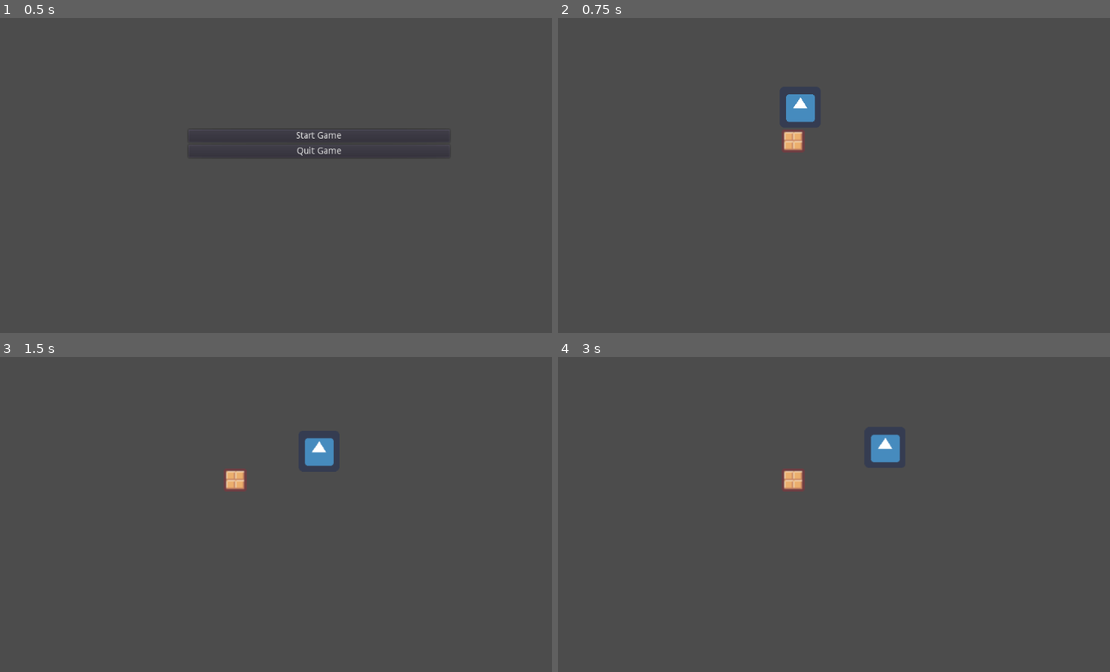
Above: before the commit, frames 1-4 (two rows, left to right).
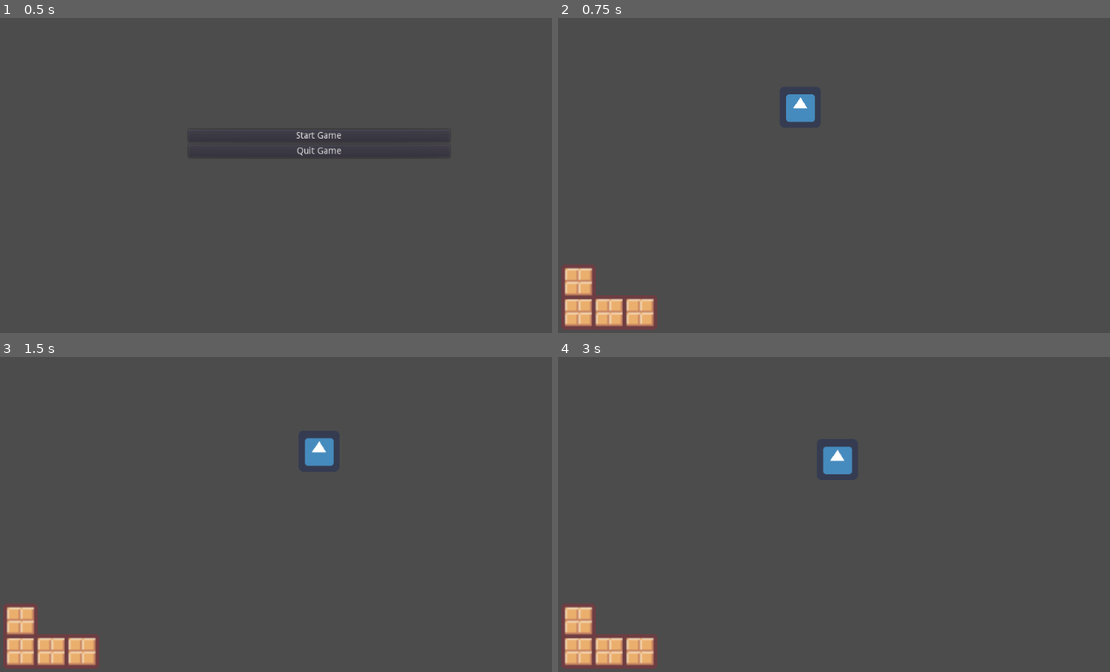
Above: after the commit, the same moments.

Repository: BusterGames/2Dplatformer
Game: Godot game, scene res://scenes/Mainmenu.tscn
Same seed, same stepped clock (60 frames per second), same inputs: the game is played once before the commit and once after it. The engine's default icon, where the game draws it, is replaced by a stand-in: a white triangle on a blue panel in a dark square.
Inputs (mouse positions are in pixels of both pictures, inside the frame that each line leads up to):
- Up to frame 1 (0.5 s): no input
- Up to frame 2 (0.75 s): click "Start Game" at 0.5 s
- Up to frame 3 (1.5 s): tap Enter at 1.25 s; move the mouse to (474, 460) at 1.27 s; press the mouse at (474, 460) at 1.28 s
- Up to frame 4 (3 s): move the mouse to (756, 498) at 2.02 s; release the mouse at (756, 498) at 2.03 s; click (756, 498) at 2.1 s; move the mouse to (949, 394) at 2.77 s; press the mouse at (949, 394) at 2.78 s

Frame 1 is identical in both runs. In frame 2, 2.8% of the frame differs, in the area x 0-45%, y 35-99%; in frame 3, 2.8%; in frame 4, 3.7%, in the area x 0-62%, y 24-99%.

Commit message:
blocks in gamelevel 1

Diff:
--- a/scenes/GameLevel.tscn
+++ b/scenes/GameLevel.tscn
@@ -12,4 +12,17 @@
 position = Vector2( 378, 247 )
 
 [node name="Node2D" parent="." instance=ExtResource( 1 )]
-position = Vector2( 367, 300 )
+position = Vector2( 32, 568 )
+scale = Vector2( 1.5, 1.5 )
+
+[node name="Node2D2" parent="." instance=ExtResource( 1 )]
+position = Vector2( 80, 568 )
+scale = Vector2( 1.5, 1.5 )
+
+[node name="Node2D3" parent="." instance=ExtResource( 1 )]
+position = Vector2( 32, 520 )
+scale = Vector2( 1.5, 1.5 )
+
+[node name="Node2D4" parent="." instance=ExtResource( 1 )]
+position = Vector2( 128, 568 )
+scale = Vector2( 1.5, 1.5 )
